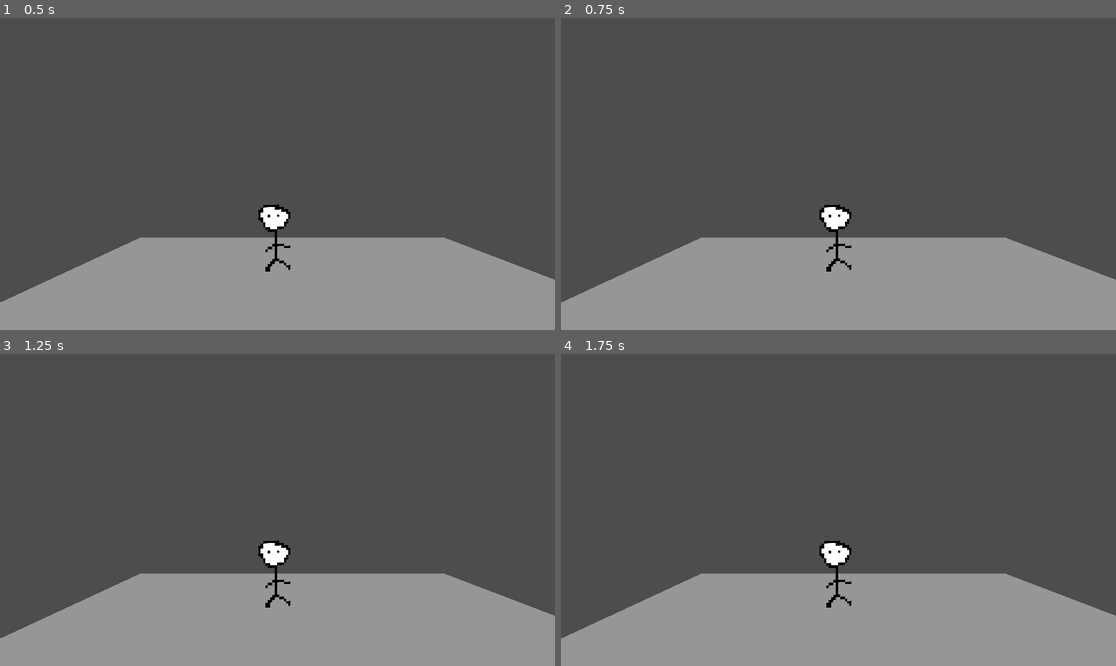
Above: before the commit, frames 1-4 (two rows, left to right).
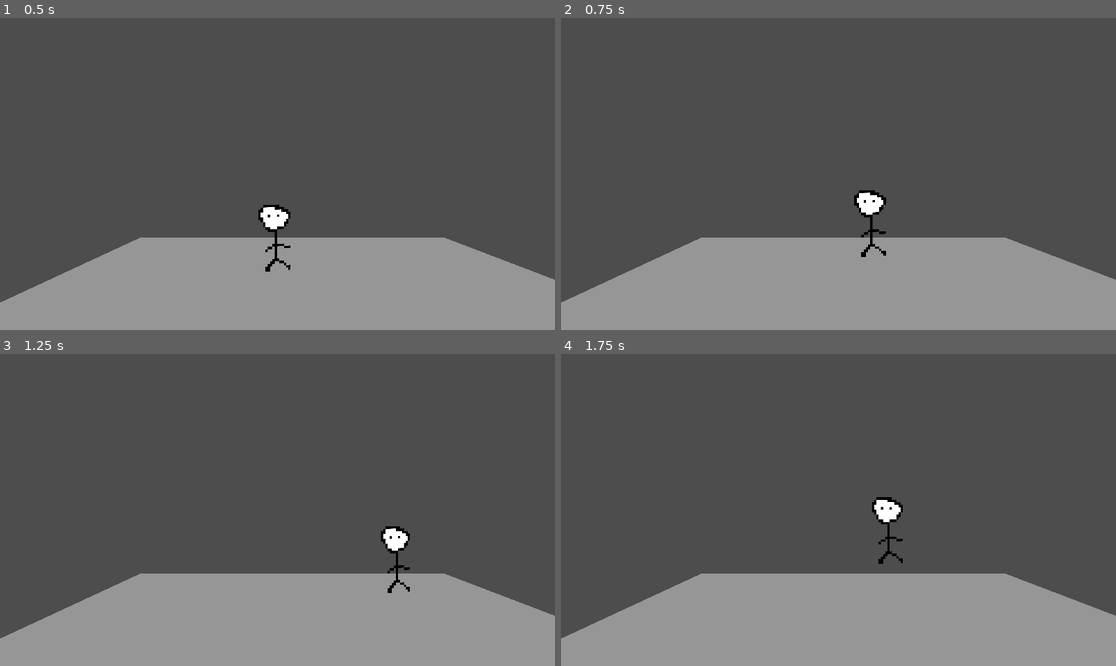
Above: after the commit, the same moments.

Repository: BrightTheBackpack/dimensions
Game: Godot game, scene res://node_3d.tscn
The game is run twice, just before and just after one commit, with the same random seed, the same clock (stepped at 60 frames per second) and the same inputs.
Inputs:
- Up to frame 1 (0.5 s): no input
- Up to frame 2 (0.75 s): tap Enter at 0.5 s; hold D (move_right) from 0.53 s (still down); hold Space (jump) from 0.53 s (still down)
- Up to frame 3 (1.25 s): keep holding D (move_right); keep holding Space (jump)
- Up to frame 4 (1.75 s): release D (move_right) at 1.28 s; release Space (jump) at 1.28 s; hold A (move_left) from 1.28 s (still down); tap Space (jump) at 1.35, 1.52 s

Frame 1 is identical in both runs. In frame 2, 1.0% of the frame differs, in the area x 46-59%, y 55-82%; in frame 3, 1.0%; in frame 4, 1.0%.
Error before the commit: Parse Error: Identifier "velocity" not declared in the current scope. (res://scripts/player.gd:33)

Commit message:
player movement i think i dont' remember anymore

Diff:
--- a/node_3d.tscn
+++ b/node_3d.tscn
@@ -1,6 +1,7 @@
-[gd_scene load_steps=5 format=3 uid="uid://bjffumif2gh2u"]
+[gd_scene load_steps=6 format=3 uid="uid://bjffumif2gh2u"]
 
 [ext_resource type="PackedScene" uid="uid://bca6qi4l4aamw" path="res://player.tscn" id="1_a202f"]
+[ext_resource type="Script" uid="uid://ec7pttehjxh0" path="res://sprite_3d.gd" id="2_noarx"]
 
 [sub_resource type="BoxShape3D" id="BoxShape3D_4xowi"]
 size = Vector3(11.7858, 1.18555, 5.94946)
@@ -39,3 +40,4 @@
 [node name="Sprite3D" type="Sprite3D" parent="."]
 transform = Transform3D(-0.985856, 0, -0.167595, 0, 1, 0, 0.167595, 0, -0.985856, -0.517958, 2.97239, -14.47)
 texture = SubResource("ViewportTexture_a202f")
+script = ExtResource("2_noarx")
--- a/player.tscn
+++ b/player.tscn
@@ -20,8 +20,6 @@
 position = Vector2(230, 437)
 scale = Vector2(20, 20)
 script = ExtResource("1_onrkg")
-speed = null
-fall_acceleration = null
 
 [node name="AnimatedSprite2D" type="AnimatedSprite2D" parent="."]
 position = Vector2(3, 1)
--- a/scripts/player.gd
+++ b/scripts/player.gd
@@ -1,34 +1,25 @@
 extends Area2D
 
-# How fast the player moves in meters per second.
-@export var speed = 14
-# The downward acceleration when in the air, in meters per second squared.
-@export var fall_acceleration = 75
+@export var speed = 400 # How fast the player will move (pixels/sec).
+var screen_size # Size of the game window.
+func _ready():
+	screen_size = get_viewport_rect().size
+func _process(delta):
+	var velocity = Vector2.ZERO # The player's movement vector.
+	if Input.is_action_pressed("move_right"):
+		print_debug("move right")
+		velocity.x += 1
+	if Input.is_action_pressed("move_left"):
+		velocity.x -= 1
+	#if Input.is_action_pressed("move_down"):
+		#velocity.y += 1
+	if Input.is_action_pressed("jump"):
+		velocity.y -= 1
+	position += velocity * delta
 
-var target_velocity = Vector3.ZERO
 
-func _physics_process(delta):
-	# We create a local variable to store the input direction.
-	var direction = Vector3.ZERO
-
-	# We check for each move input and update the direction accordingly.
-	if Input.is_action_pressed("move_right"):
-		direction.x += 1
-	if Input.is_action_pressed("move_left"):
-		direction.x -= 1
-	if Input.is_action_pressed("jump"):
-		direction.y +=1
-	if direction != Vector3.ZERO:
-		direction = direction.normalized()
-		# Setting the basis property will affect the rotation of the node.
-		$Pivot.basis = Basis.looking_at(direction)
-	target_velocity.x = direction.x * speed
-	target_velocity.z = direction.z * speed
-
-	# Vertical Velocity
-	#if not is_on_floor(): # If in the air, fall towards the floor. Literally gravity
-		#target_velocity.y = target_velocity.y - (fall_acceleration * delta)
-
-	# Moving the Character
-	velocity = target_velocity
-	move_and_slide()
+	#if velocity.length() > 0:
+		#velocity = velocity.normalized() * speed
+		#$AnimatedSprite2D.play()
+	#else:
+		#$AnimatedSprite2D.stop()
--- /dev/null
+++ b/sprite_3d.gd
@@ -0,0 +1,16 @@
+extends Sprite3D
+
+@export var speed: float = 20.0
+
+func _process(delta):
+	var input = 0.0
+	var inputy= 0.0
+	if Input.is_action_pressed("move_left"):
+		input -= 1.0
+	if Input.is_action_pressed("move_right"):
+		input += 1.0
+	if Input.is_action_just_pressed("jump"):
+		inputy += 5.0
+
+	position.x += input * speed * delta
+	position.y += inputy * speed * delta
Not shown, added: sprite_3d.gd.uid
